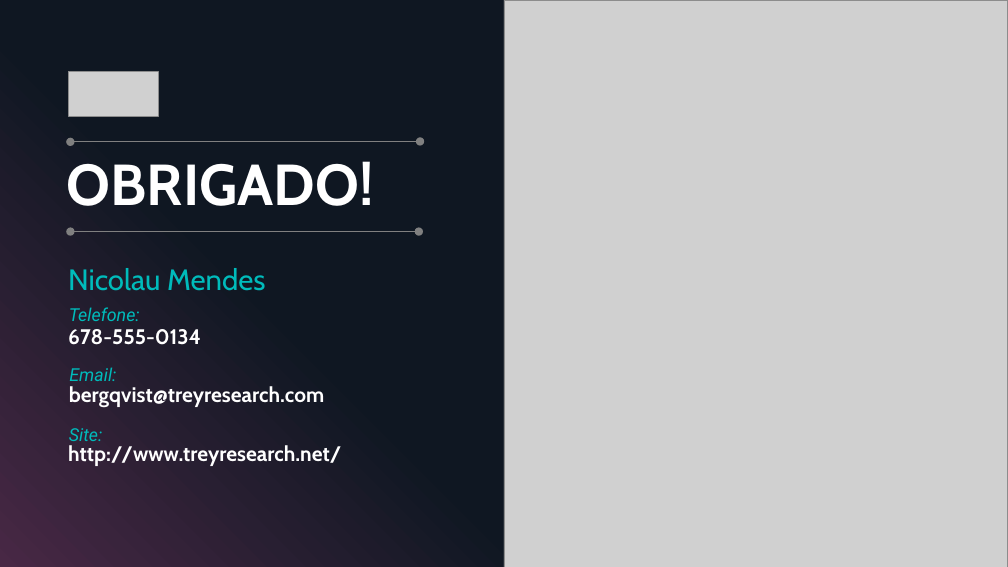
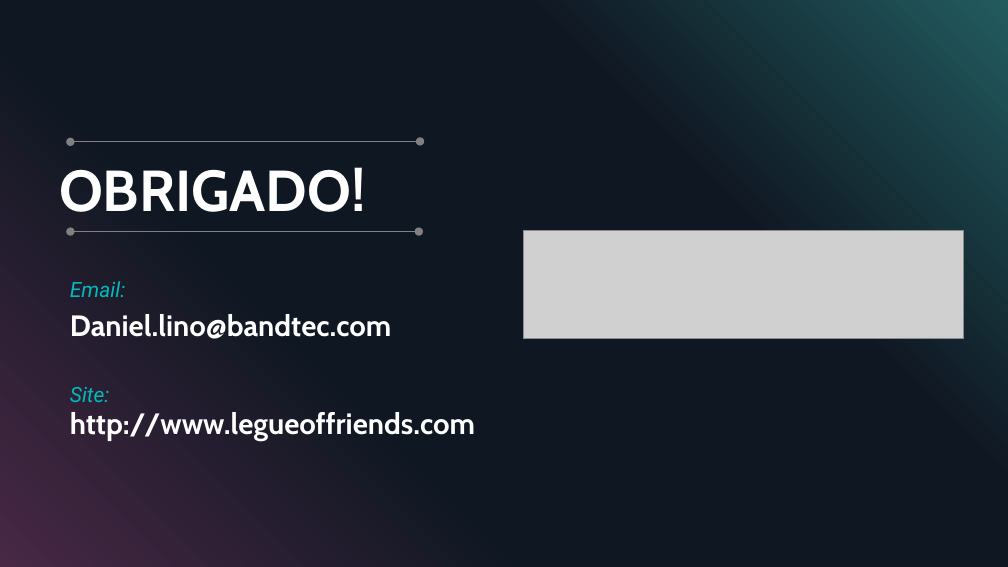
Before and after one commit to DanDan0608/Projeto-Individual, a slide deck: slide 14 of Apresentação-projeto-individual.pptx (slide 23 before the commit). Drawn at 1008x567 pixels with LibreOffice and Linux fonts; fonts in the diff are those of the drawing; grey boxes stand for pictures. Boxes give left, top, right and bottom in pixels: in the first picture for what was removed or moved away, otherwise in the second. Text is boxed around its words. In the diff, an @@ line names an element or a change of style, - is before the commit and + after.

```diff
--- a/Apresentação-projeto-individual.pptx
+++ b/Apresentação-projeto-individual.pptx
@@ picture removed at (504, 0, 1008, 567) @@
@@ picture removed at (69, 71, 158, 116) @@
@@ title "OBRIGADO!": place and size @@
-title "OBRIGADO!" at (67, 161, 374, 206)
+title "OBRIGADO!" at (59, 167, 366, 212)
@@ picture added at (523, 231, 963, 339) @@
@@ text removed at (68, 268, 265, 291) @@
-Nicolau Mendes
@@ text "Email:" at (70, 281, 125, 297): size 17 to 20 pt @@
@@ text "Email:": place and size @@
-text "Email:" at (69, 367, 116, 381)
+text "Email:" at (70, 281, 125, 297)
@@ text removed at (68, 329, 201, 345) @@
-678-555-0134
@@ text removed at (69, 307, 140, 321) @@
-Telefone:
@@ text at (70, 314, 391, 339): text changed; size 20 to 28 pt @@
-bergqvist@treyresearch.com
+Daniel.lino@bandtec.com
@@ text "Site:": place and size @@
-text "Site:" at (69, 428, 103, 447)
+text "Site:" at (70, 387, 110, 402)
@@ text "Site:" at (70, 387, 110, 402): size 17 to 20 pt @@
@@ text at (70, 412, 475, 441): text changed; size 20 to 28 pt @@
-http://www.treyresearch.net/
+http://www.legueoffriends.com
@@ ellipse added at (948, 493, 957, 502), outline #808080 0.5 pt @@
```
Also in this commit, not shown: 3 other slides changed, 6 slides added, 20 slides removed.
